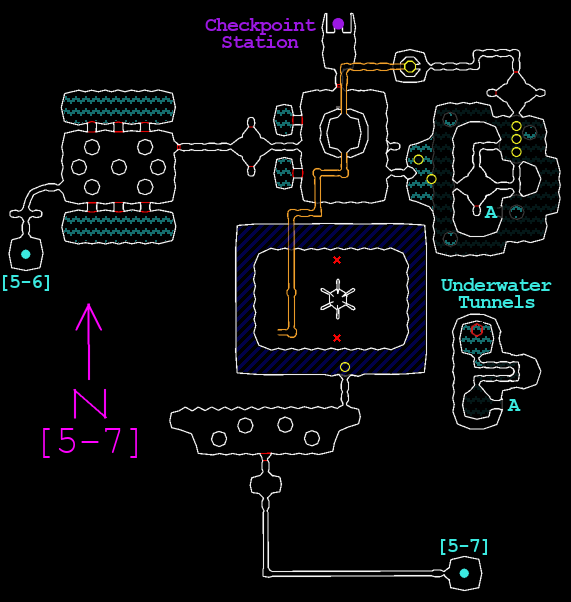
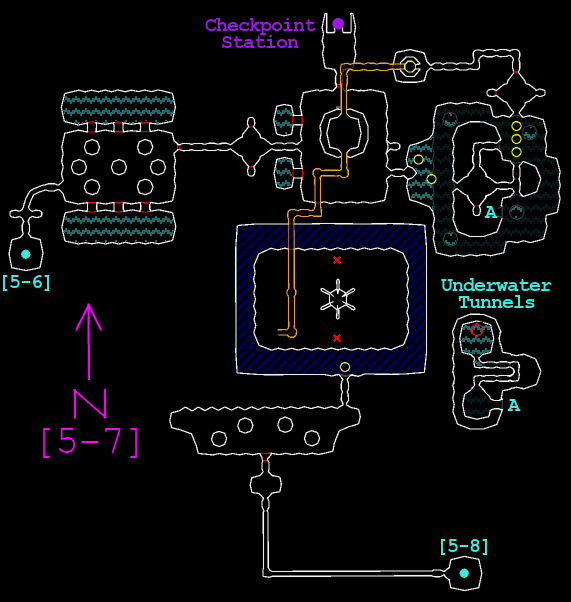
Layers edited between the first and the second 571×602 image:
renamed "[5-7] #1" to "[5-8]", painted on it over [470, 539, 480, 552]
